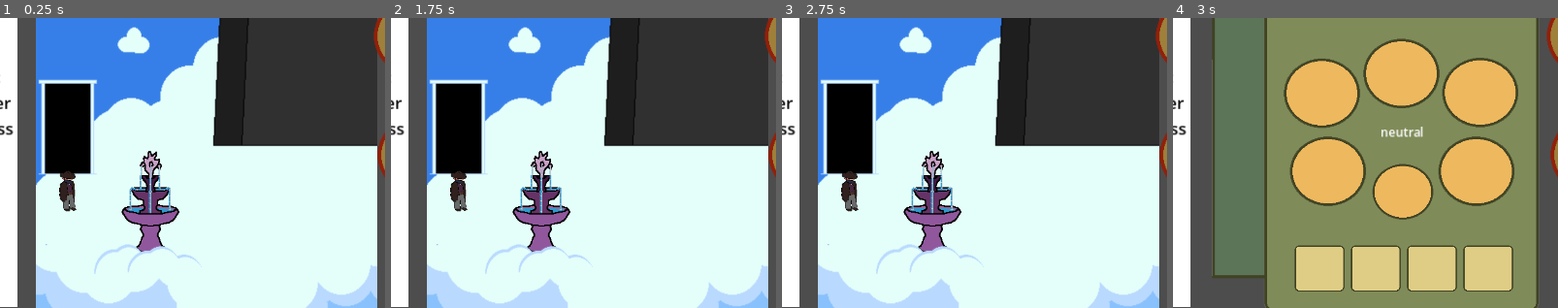
Above: before the commit, frames 1-4 (left to right).
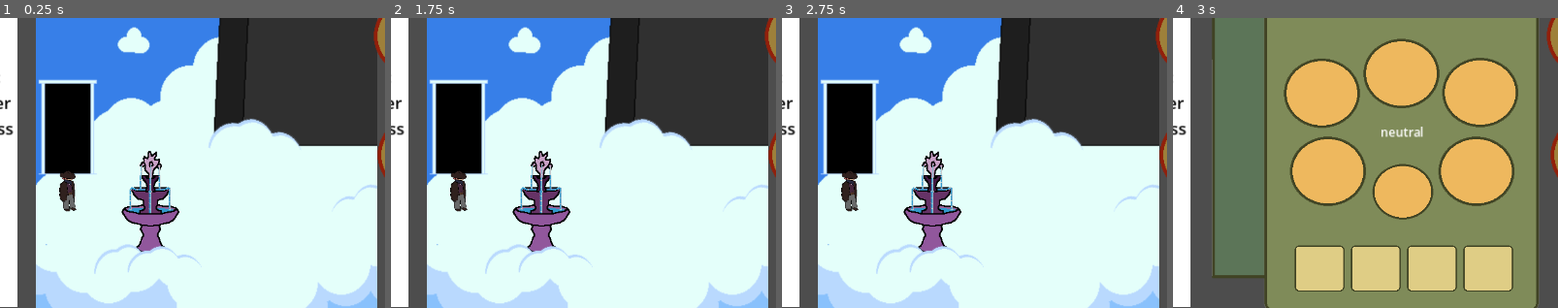
Above: after the commit, the same moments.

Repository: mccajd/Quintessential
Game: Godot game, scene res://Levels/beacon_puzzle_main.tscn
The game is run twice, just before and just after one commit, with the same random seed, the same clock (stepped at 60 frames per second) and the same inputs. The engine's default icon, where the game draws it, is replaced by a stand-in: a white triangle on a blue panel in a dark square.
Inputs (mouse positions are % of the whole screen's width and height, from its top left):
- Up to frame 1 (0.25 s): no input
- Up to frame 2 (1.75 s): click (81, 94) at 0.5 s; click (81, 94) at 1.25 s
- Up to frame 3 (2.75 s): click (81, 94) at 2 s
- Up to frame 4 (3 s): tap Enter at 2.75 s; move the mouse to (81, 82) at 2.77 s; press the mouse at (81, 82) at 2.78 s
The pictures show only the part of the screen within x 14-64%, y 24-74%; the shares and areas given below are measured in that part.

The runs differ from the first frame. In frame 1, 1.6% of the frame differs, in the area x 54-98%, y 34-66%; in frame 2, 1.6%; in frame 3, 1.6%; in frame 4, nothing differs.

Commit message:
re-adding some cloud tufts

Diff:
--- a/Levels/cloud_room.tscn
+++ b/Levels/cloud_room.tscn
@@ -38,6 +38,14 @@
 scale = Vector2(1.5, 1.5)
 texture = ExtResource("1_8imwt")
 
+[node name="Background2" type="TextureRect" parent="."]
+offset_left = 8.0
+offset_top = -274.0
+offset_right = 904.0
+offset_bottom = 238.0
+scale = Vector2(1.5, 1.5)
+texture = ExtResource("1_8imwt")
+
 [node name="FountainTextureTop" type="TextureRect" parent="."]
 z_index = 1
 offset_left = 241.0
@@ -71,4 +79,32 @@
 offset_bottom = 360.0
 texture = ExtResource("5_88hdr")
 
+[node name="CloudForeground3" type="TextureRect" parent="."]
+offset_left = 388.0
+offset_top = 112.0
+offset_right = 511.0
+offset_bottom = 154.0
+rotation = 0.0895819
+scale = Vector2(1.25, 1.25)
+texture = ExtResource("5_88hdr")
+
+[node name="CloudForeground4" type="TextureRect" parent="."]
+offset_left = 583.0
+offset_top = 231.0
+offset_right = 706.0
+offset_bottom = 273.0
+rotation = -0.140352
+texture = ExtResource("5_88hdr")
+flip_h = true
+
+[node name="CloudForeground5" type="TextureRect" parent="."]
+offset_left = 762.0
+offset_top = 301.0
+offset_right = 885.0
+offset_bottom = 343.0
+rotation = -0.0281022
+scale = Vector2(1.1, 1.1)
+texture = ExtResource("5_88hdr")
+flip_h = true
+
 [connection signal="item_discovered" from="TileMap" to="." method="_on_item_discovered"]
